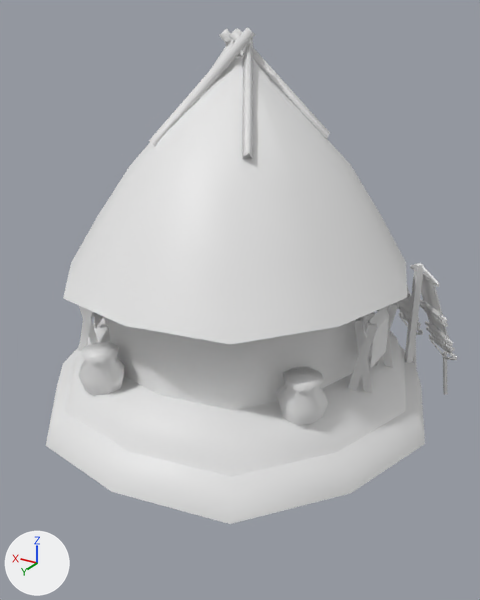
Two versions of the COLLADA model art/meshes/structural/chibchas/house_3.dae, one commit apart.
Camera for both pictures: a camera (50 mm lens) standing at (-13.2, 21.8, 14.7) and looking at (-0.6, 0.9, 4.2). The lights are fixed; the arrows at lower left show +X, +Y and +Z. The first picture is the older version. Where no turn or scale is listed for an object, it has been applied to the vertices.

The first picture shows 'house_3'.
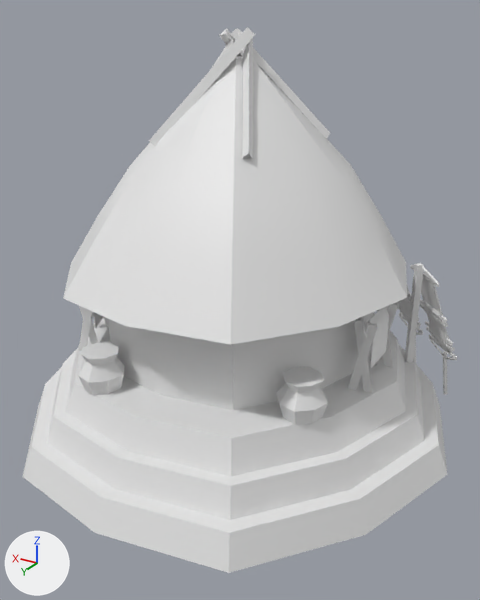
Where the newer file only moved an object's origin or applied its transform, the numbers keep the older frame.

The change, as a diff of the scene's bpy script:
```diff
--- a/art/meshes/structural/chibchas/house_3.dae.py
+++ b/art/meshes/structural/chibchas/house_3.dae.py
@@ me_cubo_009 @@
 # used by ob_house_3; location = (0.0, 0.0, 0.0)
-me_cubo_009.from_pydata(...)  # 709 vertices, 1091 faces; spans x -8.3..8.3, y -8.1..8.3, z -1.5..14.3
+me_cubo_009.from_pydata(...)  # 733 vertices, 1125 faces; spans x -9.3..9.2, y -9.0..9.2, z -1.5..14.3
+# me_cubo_009 part 1: the loose piece of 24 vertices spanning x -8.3..8.3, y -8.0..8.3, z -0.4..0.8 is copied, and the copy is scaled about its middle by (1.12, 1.12, 1), then moved by (0.0, 0.0, -1.0); it spans x -9.3..9.2, y -9.0..9.2, z -1.4..-0.3
 me_cubo_009.materials.append(mat_textura_chibcha_006)
```

Location of each change, [x1, y1, x2, y2] in pixels of the pictures (480 x 600 px):
'house_3', reshaped (10% taller): before [46, 27, 457, 524]; after [22, 27, 457, 573]
part 1 of me_cubo_009, added: after [22, 363, 448, 573]
